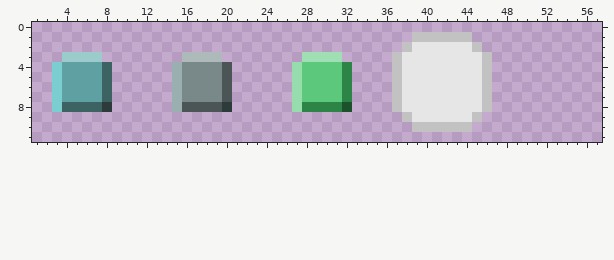
File history of a pixel-art sprite, res/ui.png. The picture above is the old version.
The file is 64x64 pixels. Colours within 5 levels of each other are drawn and written as one. Shown: x 1..57, y 0..11.
After:
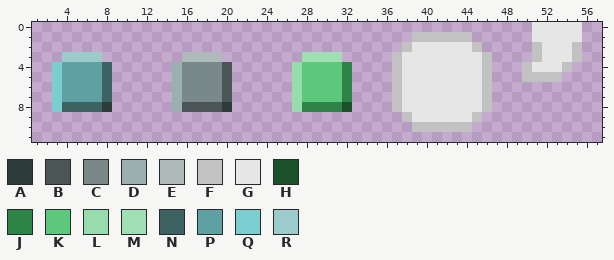
Palette (. is transparent): A #2d3b3b  B #4b5555  C #798989  D #9aafb0  E #aebaba  F #c3c2c2  G #e7e6e6  H #1b522c  J #2c8547  K #5bc87c  L #97dcac  M #a0dfb3  N #3d6262  P #5fa1a2  Q #7acecf  R #9ccbcb
Difference:
{"y":0,"x":51,"old":".....","new":"GGGGG"}
{"y":1,"x":51,"old":".....","new":"GGGGG"}
{"y":2,"x":51,"old":".....","new":"FGGGF"}
{"y":3,"x":51,"old":".....","new":"FGGGF"}
{"y":4,"x":50,"old":".....","new":"FGGGF"}
{"y":5,"x":50,"old":"....","new":"FFFF"}
{"label":"added","picture_box":[522,22,582,82]}
